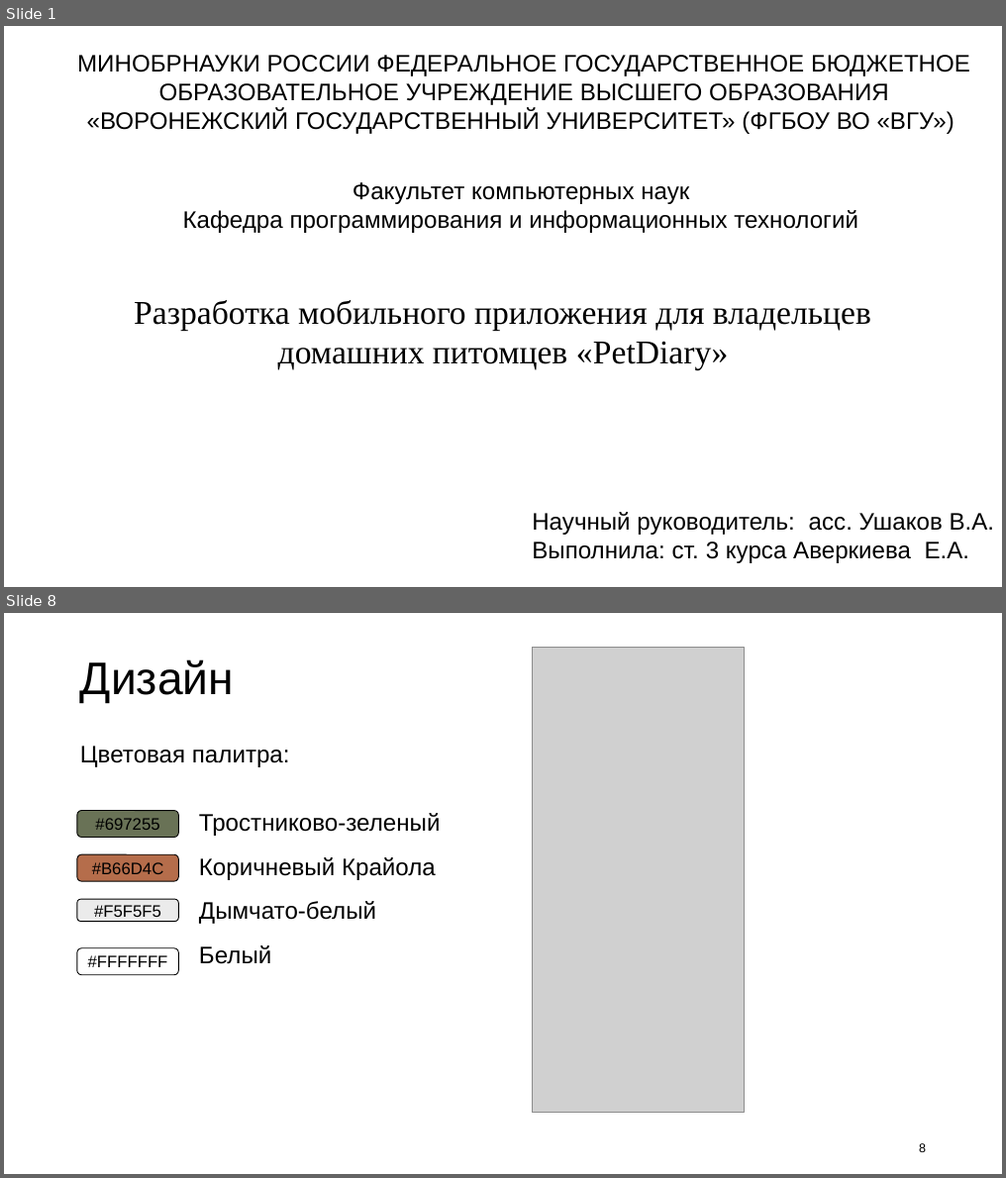
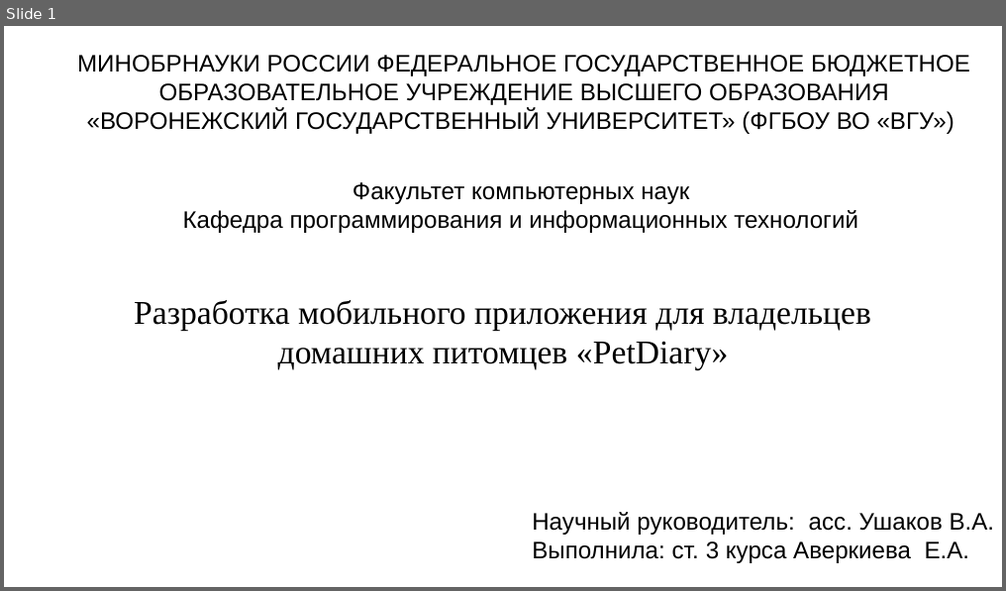
Before and after one commit to kattrin0/petDiarry_, a slide deck: documentation/презентация_PetDiary.pptx. Shown one above the other, each under a label of ours: slides 1 and 8 before the commit, slide 1 after it; the slides between them are not shown. The pictures are 1006x1178 and 1006x591 pixels, drawn with LibreOffice and Linux fonts; fonts in the diff are those of the drawing; grey boxes stand for pictures. Boxes give left, top, right and bottom in pixels: in the first picture for what was removed or moved away, otherwise in the second. Text is boxed around its words. In the diff, an @@ line names an element or a change of style, - is before the commit and + after.

```diff
--- a/documentation/презентация_PetDiary.pptx
+++ b/documentation/презентация_PetDiary.pptx
@@ slide 8 removed at box(4, 613, 1002, 1174), background #FFFFFF @@
@@ text removed at box(80, 660, 234, 703) @@
-Дизайн
@@ picture removed at box(532, 648, 744, 1113) @@
@@ text removed at box(80, 746, 290, 767) @@
-Цветовая палитра:
@@ rounded rectangle removed at box(77, 811, 179, 838) @@
-#697255
@@ text removed at box(199, 813, 441, 836) @@
-Тростниково-зеленый
@@ rounded rectangle removed at box(77, 855, 179, 881) @@
-#B66D4C
@@ text removed at box(199, 858, 436, 880) @@
-Коричневый Крайола
@@ rounded rectangle removed at box(77, 899, 179, 922) @@
-#F5F5F5
@@ text removed at box(199, 901, 376, 924) @@
-Дымчато-белый
@@ rounded rectangle removed at box(77, 949, 179, 975) @@
-#FFFFFFF
@@ text removed at box(199, 946, 271, 964) @@
-Белый
@@ page number removed at box(919, 1144, 926, 1153) @@
-8
```
Also in this commit, not shown: 4 slides changed, 7 slides added, 4 other slides removed, 1 other file.
